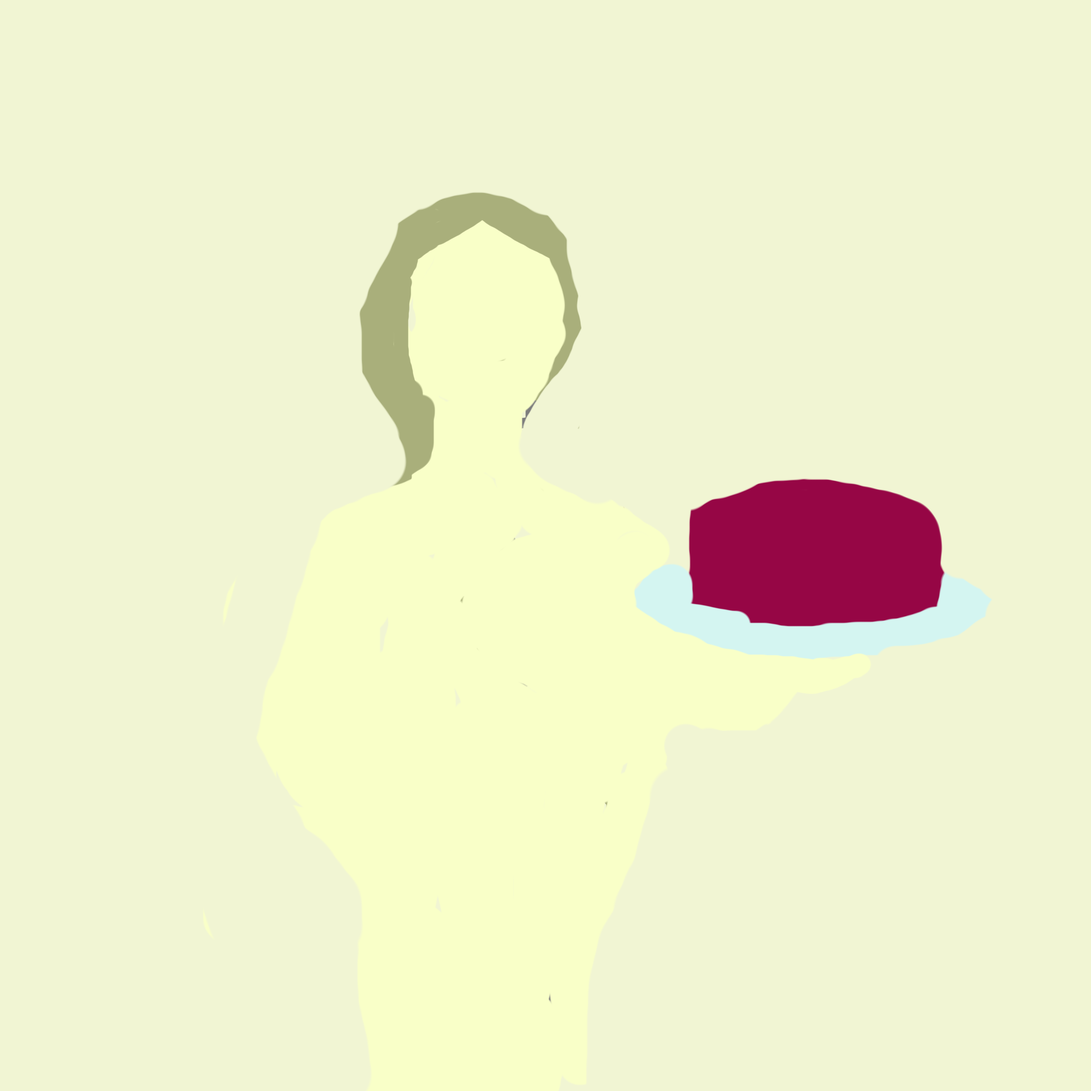
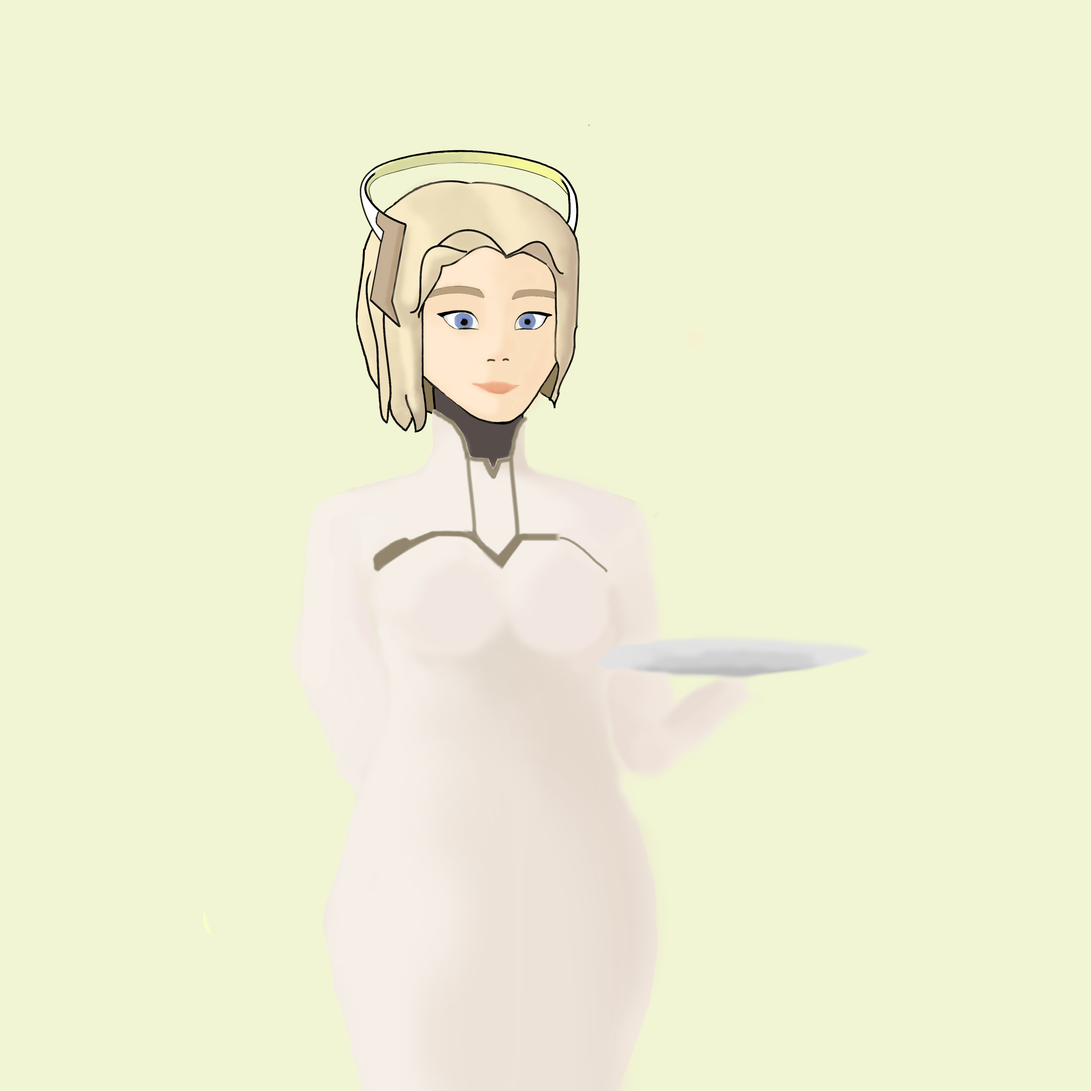
The second 1091×1091 image is a revision of the first. Changes to its layers:
painted on "Background" over (209, 124, 993, 1091)
